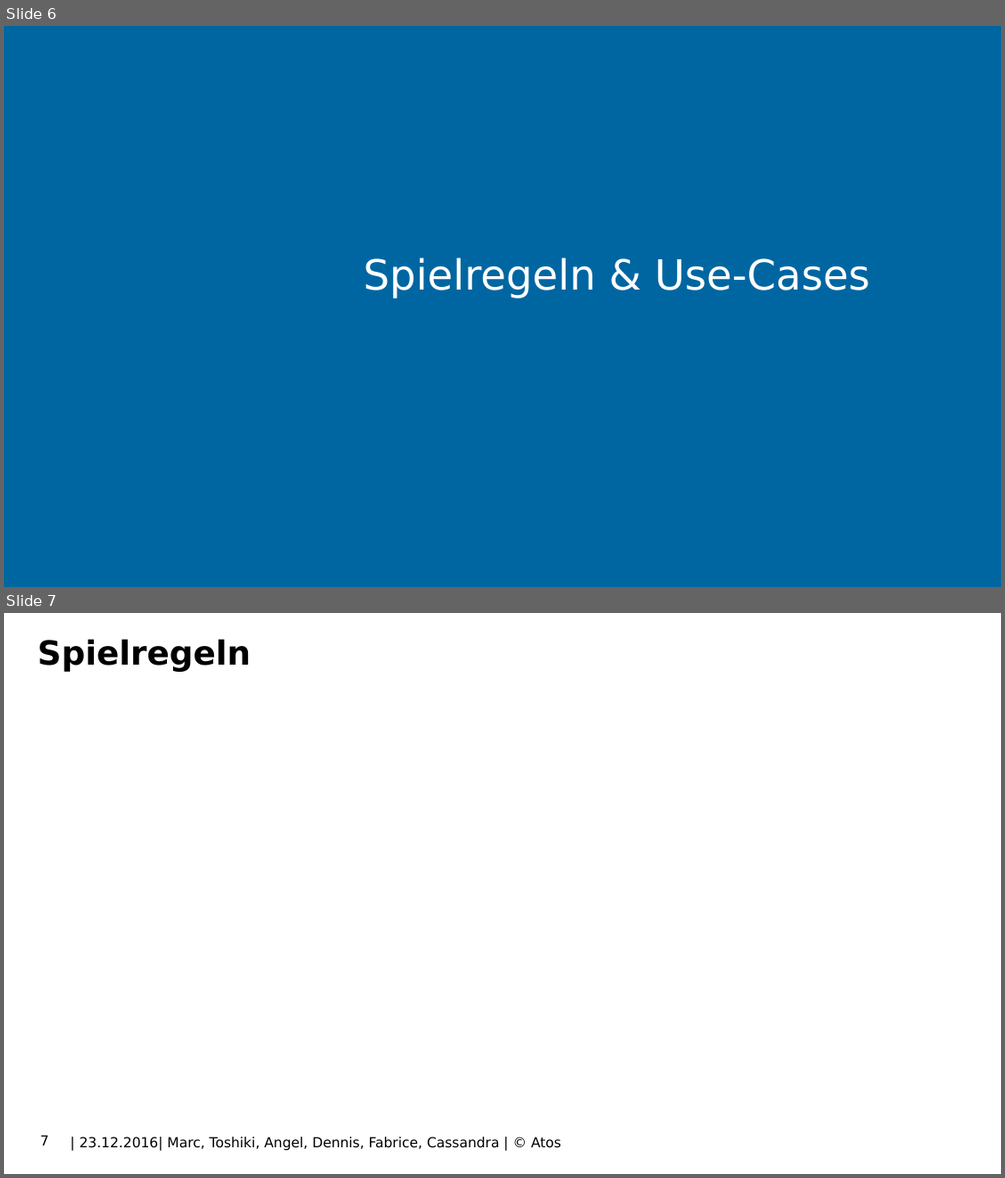
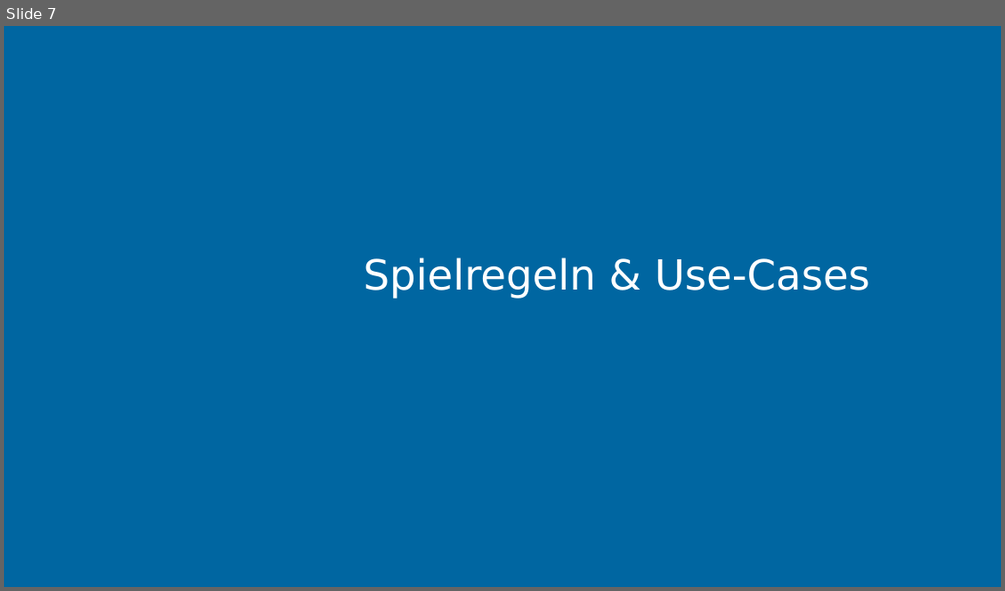
Before and after one commit to FabriceBosshard/SpaceInvaders, a slide deck: SpaceInvaders/Documents/SpaceInvaders.pptx. Shown one above the other, each under a label of ours: slides 6 and 7 before the commit, slide 7 after it. The pictures are 1005x1178 and 1005x591 pixels, drawn with LibreOffice and Linux fonts; fonts in the diff are those of the drawing; background and template pictures are left out. Boxes give left, top, right and bottom in pixels: in the first picture for what was removed or moved away, otherwise in the second. Text is boxed around its words. In the diff, an @@ line names an element or a change of style, - is before the commit and + after.

```diff
--- a/SpaceInvaders/Documents/SpaceInvaders.pptx
+++ b/SpaceInvaders/Documents/SpaceInvaders.pptx
@@ slide 7 removed at (4,613,1001,1174), background picture (left out) @@
@@ title removed at (38,639,251,671) @@
-Spielregeln
@@ page number removed at (40,1135,49,1145) @@
-7
@@ text removed at (80,1136,561,1151) @@
-| 23.12.2016| Marc, Toshiki, Angel, Dennis, Fabrice, Cassandra | © Atos
@@ what was slide 6 is now slide 7 @@
```
Also in this commit, not shown: 10 slides added, 6 other slides removed.
